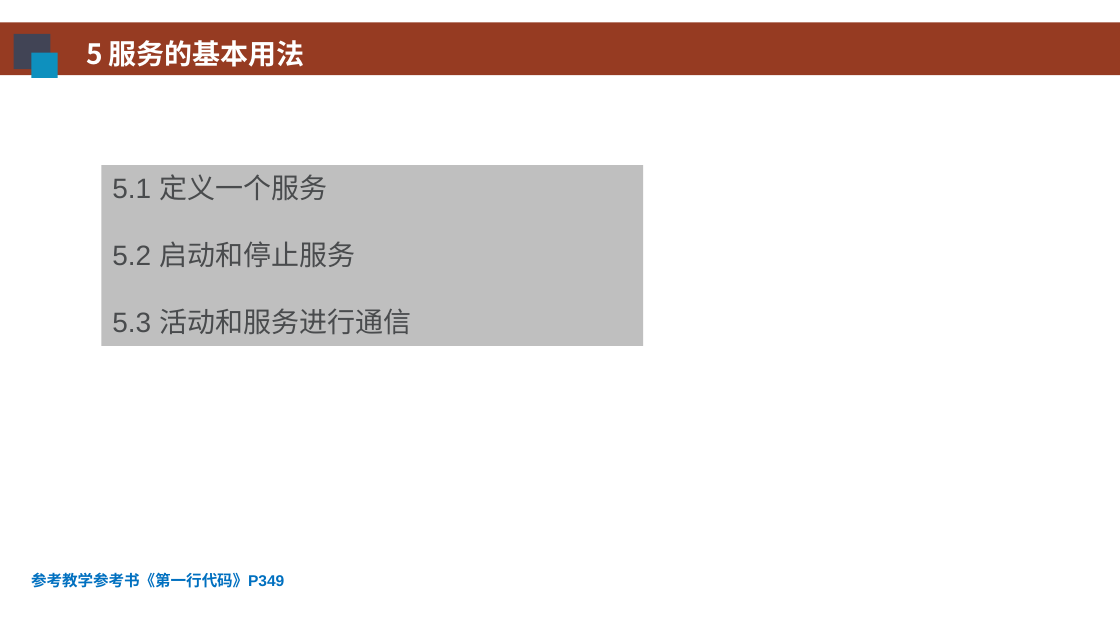
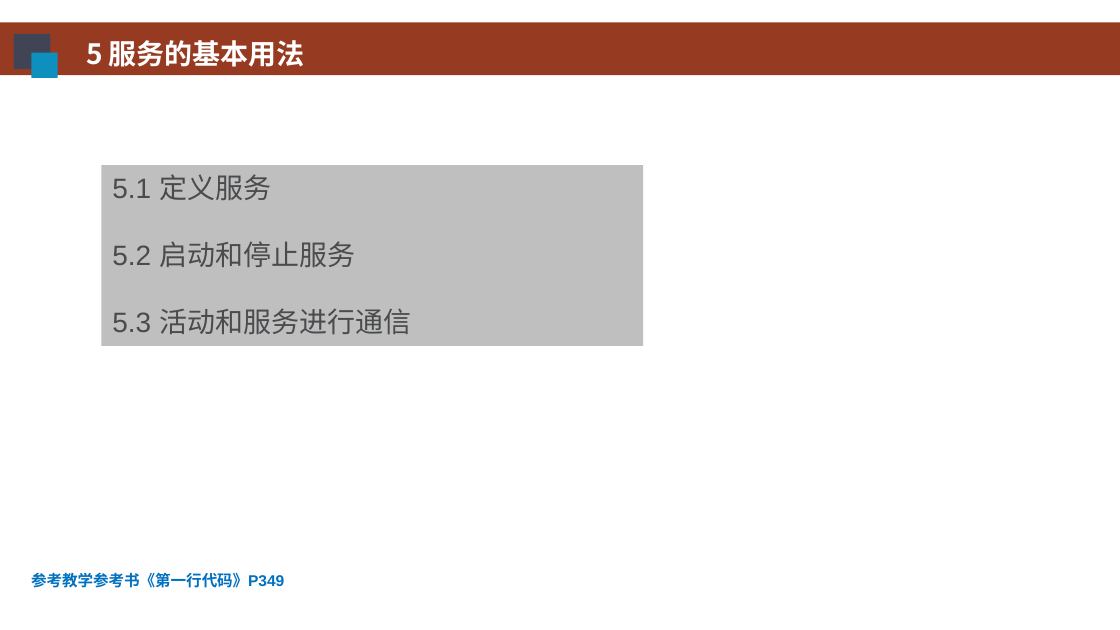
Before and after one commit to HBU/Android-PPT, a slide deck: slide 6 of 06.0 -- 服务 ------- 第06章.pptx. Drawn at 1120x630 pixels with LibreOffice and Linux fonts; fonts in the diff are those of the drawing; background and template pictures are left out. Boxes give left, top, right and bottom in pixels: in the first picture for what was removed or moved away, otherwise in the second. Text is boxed around its words. In the diff, an @@ line names an element or a change of style, - is before the commit and + after.

```diff
--- a/06.0 -- 服务 ------- 第06章.pptx
+++ b/06.0 -- 服务 ------- 第06章.pptx
@@ text in rectangle at <box>112,174,271,200</box>: text changed @@
-5.1 定义一个服务
+5.1 定义服务
```
Also in this commit, not shown: 3 other slides changed.
